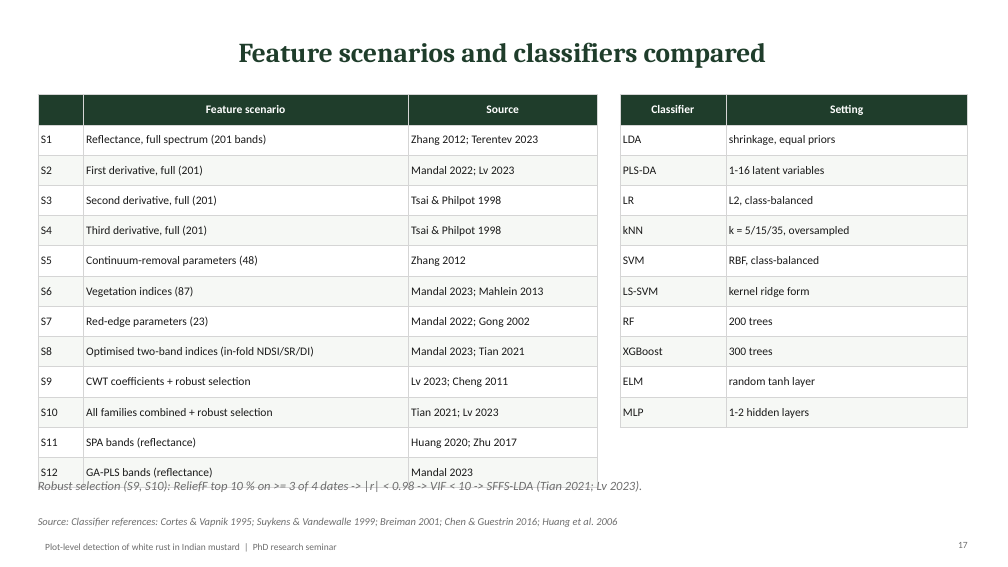
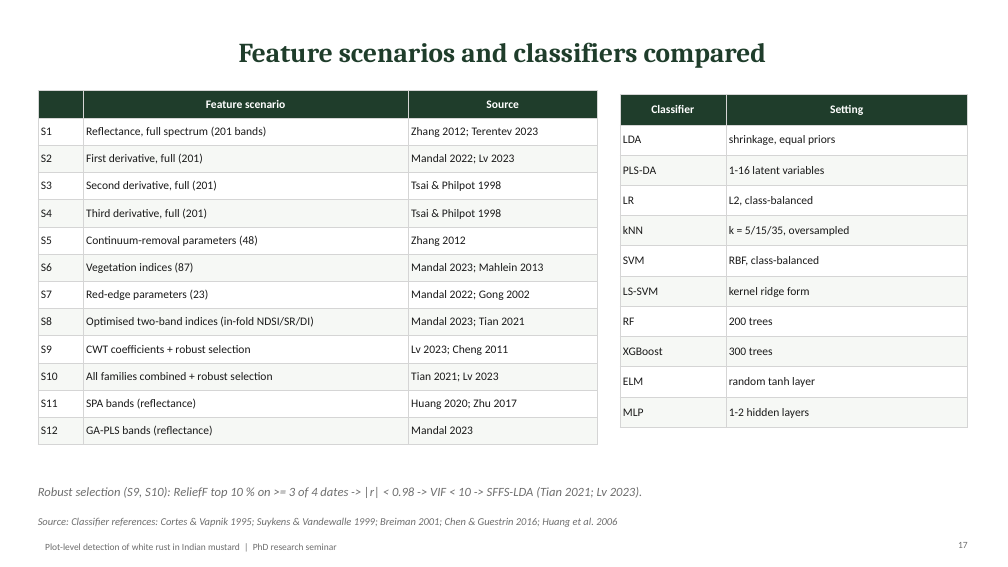
Before and after one commit to animesh809359-afk/sonu, a slide deck: slide 17 of white_rust_plot_analysis/outputs/WhiteRust_Mustard_PlotLevel_PhD_Seminar.pptx. Drawn at 1008x567 pixels with LibreOffice and Linux fonts; fonts in the diff are those of the drawing. Boxes give left, top, right and bottom in pixels: in the first picture for what was removed or moved away, otherwise in the second. Text is boxed around its words. In the diff, an @@ line names an element or a change of style, - is before the commit and + after.

```diff
--- a/white_rust_plot_analysis/outputs/WhiteRust_Mustard_PlotLevel_PhD_Seminar.pptx
+++ b/white_rust_plot_analysis/outputs/WhiteRust_Mustard_PlotLevel_PhD_Seminar.pptx
@@ table: place and size @@
-table at (38,95,597,482)
+table at (38,91,597,440)
@@ text "Robust selection (S9, S10): ReliefF ...": place and size @@
-text "Robust selection (S9, S10): ReliefF ..." at (38,480,642,492)
+text "Robust selection (S9, S10): ReliefF ..." at (38,487,642,498)
```
Also in this commit, not shown: 12 other slides changed, 8 slides added, 5 other files.
